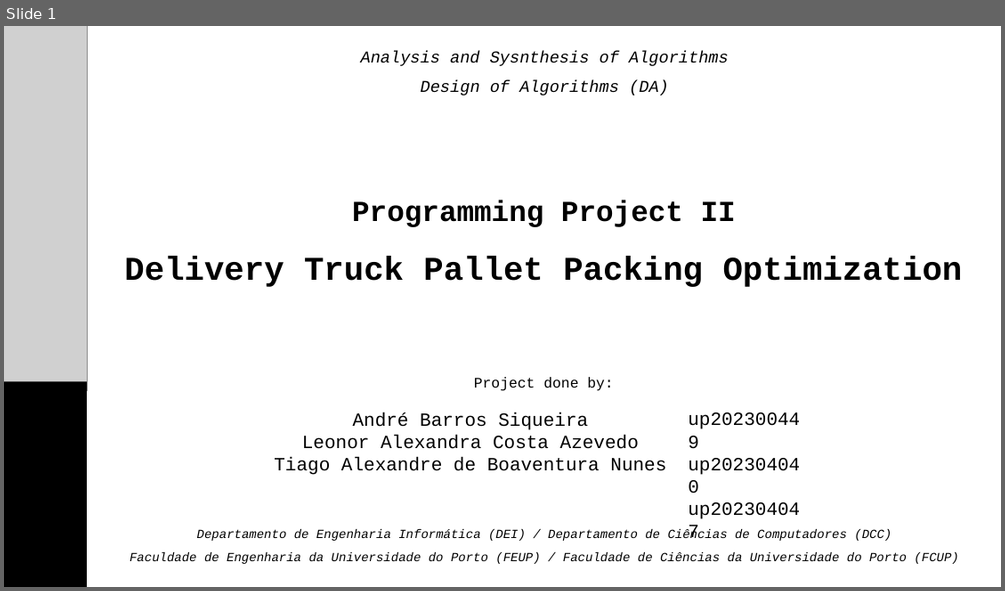
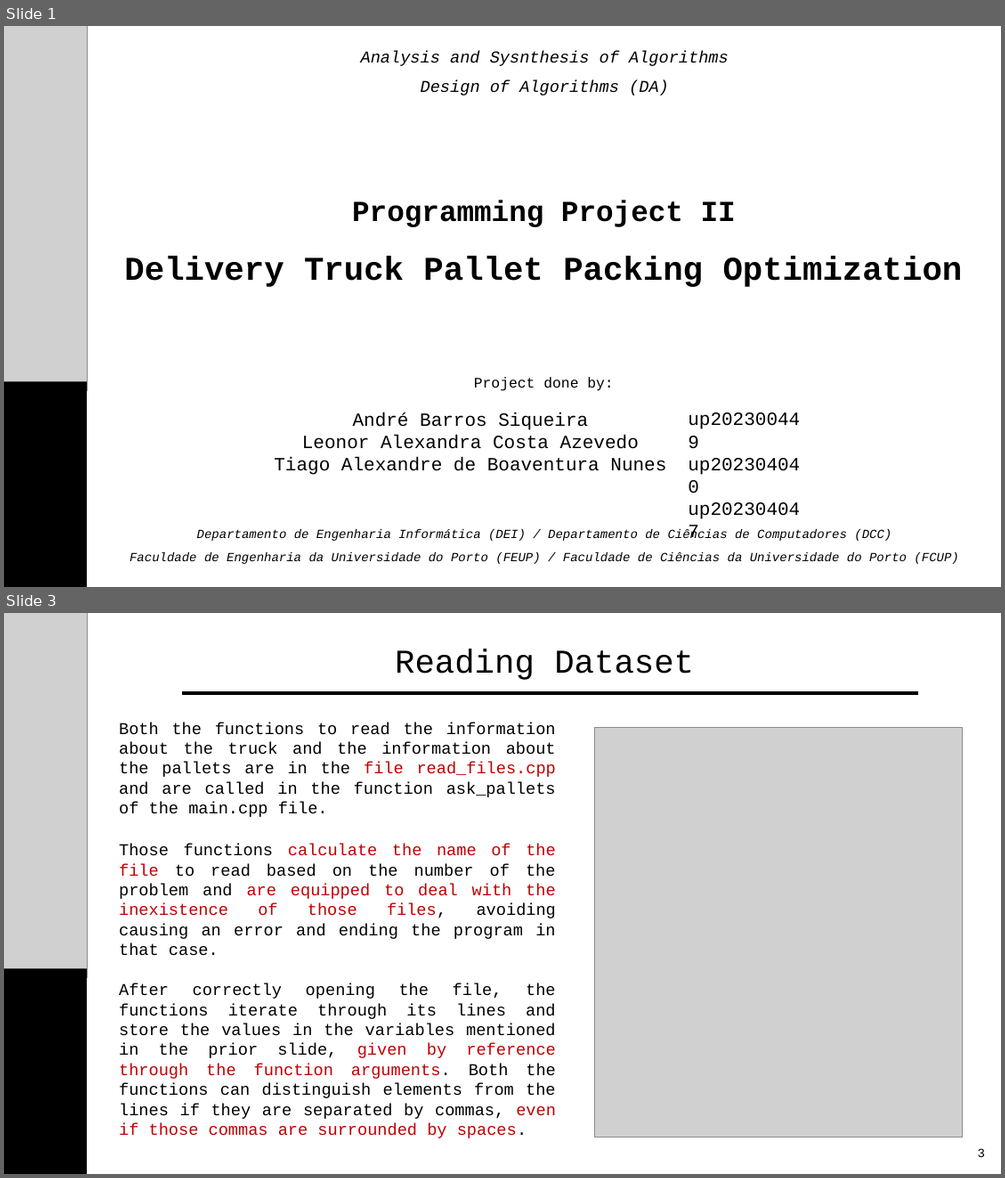
Before and after one commit to taguinhas/DA2425_PRJ2_G35, a slide deck: DA_P2_Presentation.pptx. Shown one above the other, each under a label of ours: slide 1 before the commit, slides 1 and 3 after it; the slides between them are not shown. The pictures are 1005x591 and 1005x1178 pixels, drawn with LibreOffice and Linux fonts; fonts in the diff are those of the drawing; grey boxes stand for pictures. Boxes give left, top, right and bottom in pixels: in the first picture for what was removed or moved away, otherwise in the second. Text is boxed around its words. In the diff, an @@ line names an element or a change of style, - is before the commit and + after.

```diff
--- a/DA_P2_Presentation.pptx
+++ b/DA_P2_Presentation.pptx
@@ slide 3 added at (4, 613, 1001, 1174), background #FFFFFF @@
@@ picture added at (4, 613, 87, 977) @@
@@ text added at (395, 649, 694, 680), 32 pt, text #000000 @@
+Reading Dataset
@@ line added from (182, 693) to (918, 693), #000000 3 pt @@
@@ text added at (119, 722, 556, 817), 16 pt, text #000000 @@
+Both the functions to read the information about the truck and the information about the pallets are in the file read_files.cpp and are called in the function ask_pallets of the main.cpp file.
@@ picture added at (594, 728, 963, 1137) @@
@@ text added at (119, 844, 556, 956), 16 pt, text #000000 @@
+Those functions calculate the name of the file to read based on the number of the problem and are equipped to deal with the inexistence of those files, avoiding causing an error and ending the program in that case.
@@ rectangle added at (4, 968, 87, 1174), fill #000000 @@
@@ text added at (119, 983, 556, 1138), 16 pt, text #000000 @@
+After correctly opening the file, the functions iterate through its lines and store the values in the variables mentioned in the prior slide, given by reference through the function arguments. Both the functions can distinguish elements from the lines if they are separated by commas, even if those commas are surrounded by spaces.
@@ text added at (978, 1148, 985, 1157), 12 pt, text #000000 @@
+3
```
Also in this commit, not shown: 4 slides changed, 9 other slides added, 11 slides removed.
